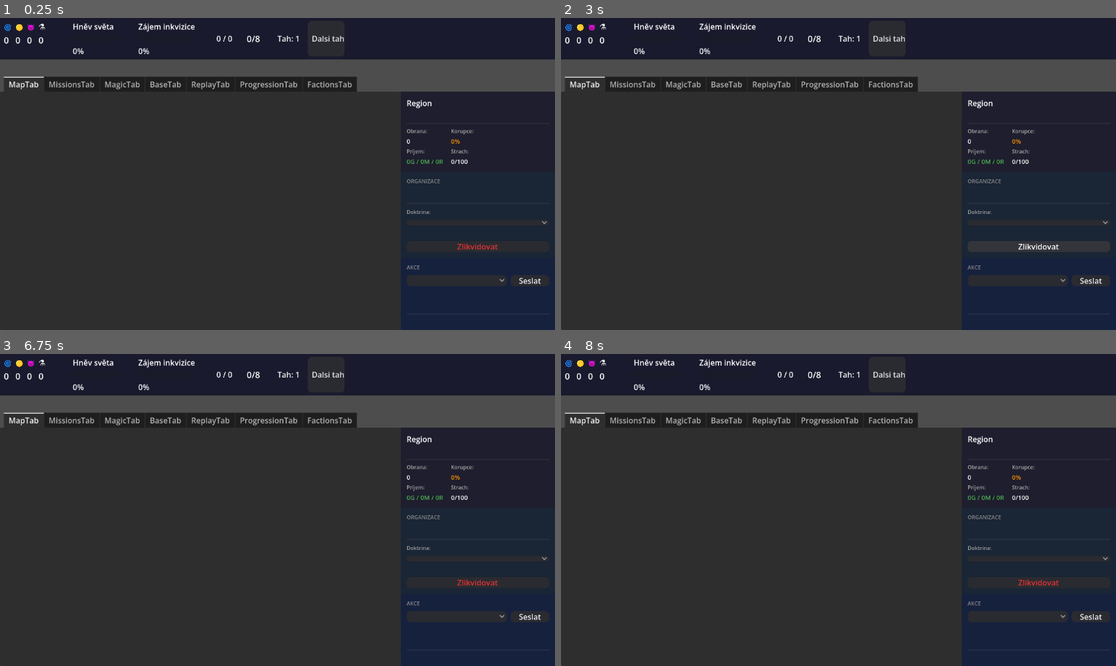
Above: before the commit, frames 1-4 (two rows, left to right).
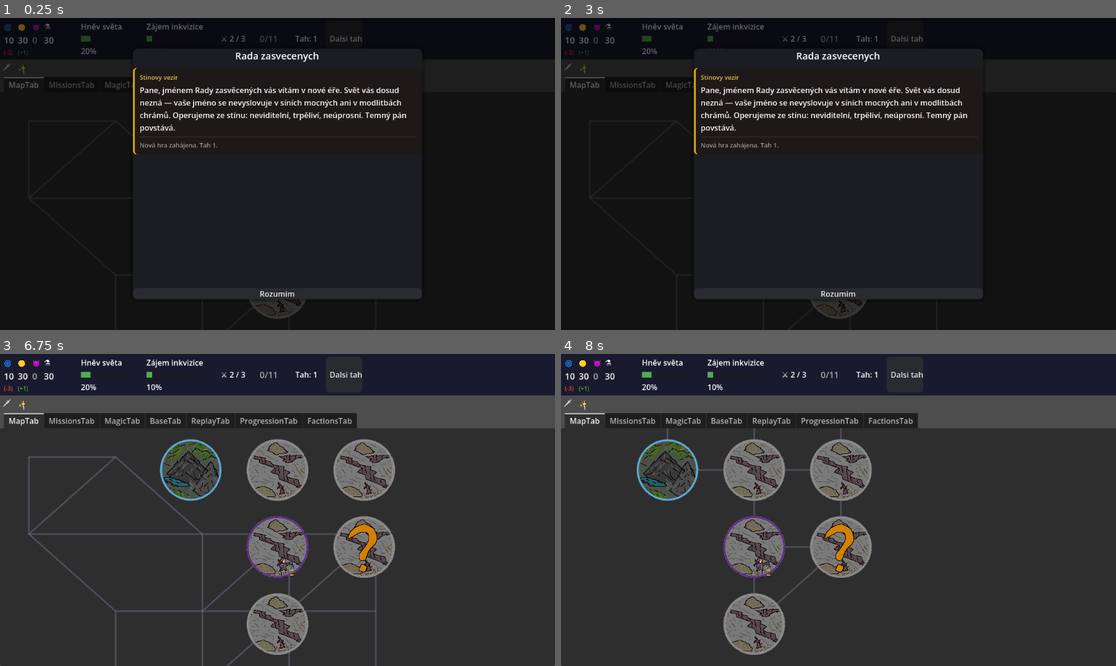
Above: after the commit, the same moments.

Repository: HannibalCZ/dark-lord
Game: Godot game, scene res://scenes/Main.tscn
Same seed, same stepped clock (60 frames per second), same inputs: the game is played once before the commit and once after it.
Inputs (mouse positions are in pixels of both pictures, inside the frame that each line leads up to):
- Up to frame 1 (0.25 s): no input
- Up to frame 2 (3 s): click "Dalsi tah" at 0.5 s; click (1038, 223) at 1.27 s; click (566, 67) at 2 s, where only the run after the commit has a clickable "🗡"; click (1038, 245) at 2.75 s, where only the run before the commit has a clickable "Zlikvidovat"
- Up to frame 3 (6.75 s): click (22, 403) at 3.5 s, where only the run after the commit has a clickable "✨"; click (455, 616) at 4.27 s; click (188, 391) at 5.02 s; click (527, 616) at 5.75 s, where only the run before the commit has a clickable "Seslat"; click (277, 628) at 6.5 s, where only the run after the commit has a clickable "Rozumim"
- Up to frame 4 (8 s): tap Enter at 7.25 s; move the mouse to (960, 494) at 7.27 s; hold D from 7.28 s (still down)

The runs differ from the first frame. In frame 1, 62% of the frame differs, in the area x 0-100%, y 0-100%; in frame 2, 62%; in frame 3, 13%; in frame 4, 12%.
Error before the commit: Parse Error: Could not parse global class "CombatManager" from "res://managers/CombatManager.gd". (res://scripts/GameState.gd:14)

Commit message:
fix(v0.06): CombatManager — oprava chybné substituce uu.is_lost
replace_all na u.state zachytil uu.state a vytvořil nevalidní
`unot u.is_lost` místo `not uu.is_lost` na řádku 203.

Co-Authored-By: Claude Sonnet 4.6 <noreply@anthropic.com>

Diff:
--- a/managers/CombatManager.gd
+++ b/managers/CombatManager.gd
@@ -200,7 +200,7 @@
 	for f in _by_faction.keys():
 		var has_alive := false
 		for uu: Unit in _by_faction[f]:
-			if unot u.is_lost:
+			if not uu.is_lost:
 				has_alive = true
 				break
 		if has_alive:
